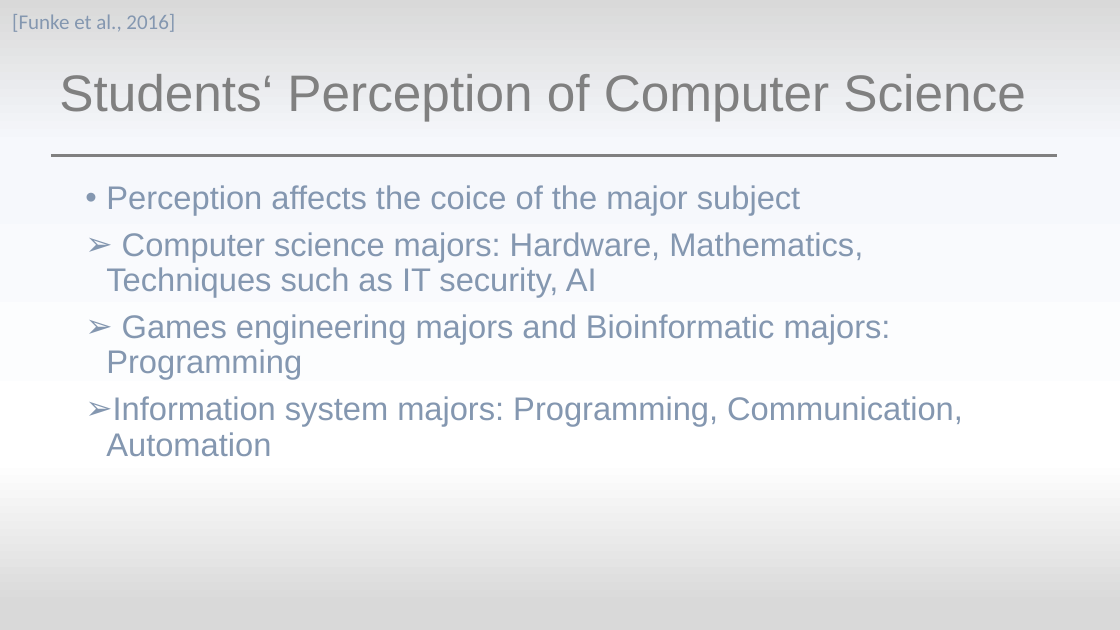
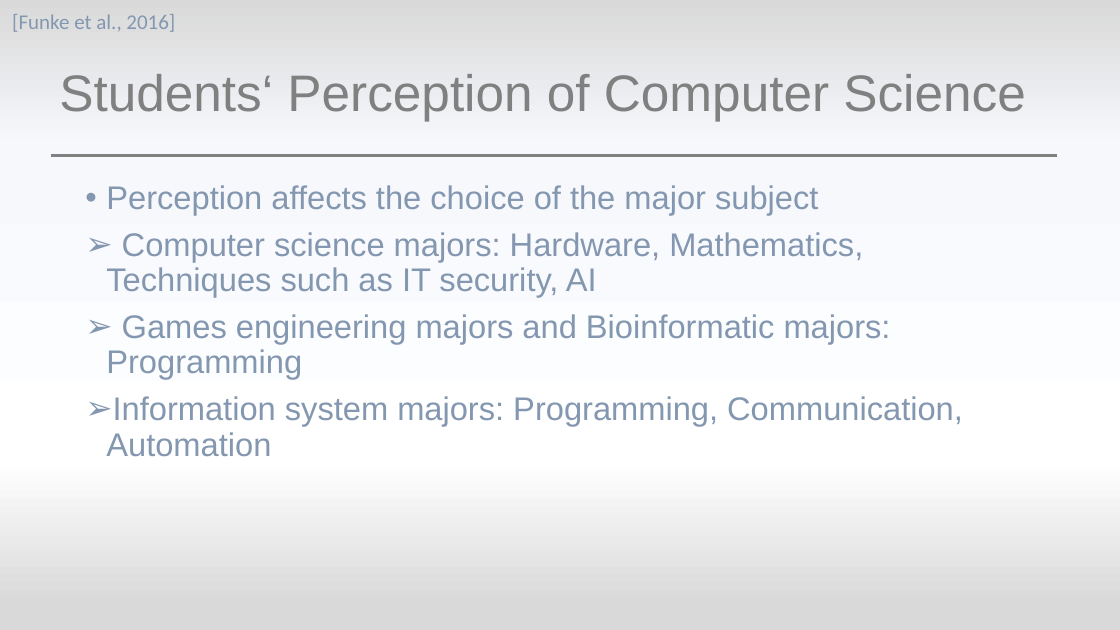
Before and after one commit to mieztatz/spwal, a slide deck: slide 7 of Assignment4.pptx (slide 6 before the commit). Drawn at 1120x630 pixels with LibreOffice and Linux fonts; fonts in the diff are those of the drawing. Boxes give left, top, right and bottom in pixels: in the first picture for what was removed or moved away, otherwise in the second. Text is boxed around its words. In the diff, an @@ line names an element or a change of style, - is before the commit and + after.

```diff
--- a/Assignment4.pptx
+++ b/Assignment4.pptx
@@ text at [106, 185, 818, 215]: text changed @@
-• Perception affects the coice of the major subject
+• Perception affects the choice of the major subject
```
Also in this commit, not shown: 6 other slides changed, 1 slide added.
